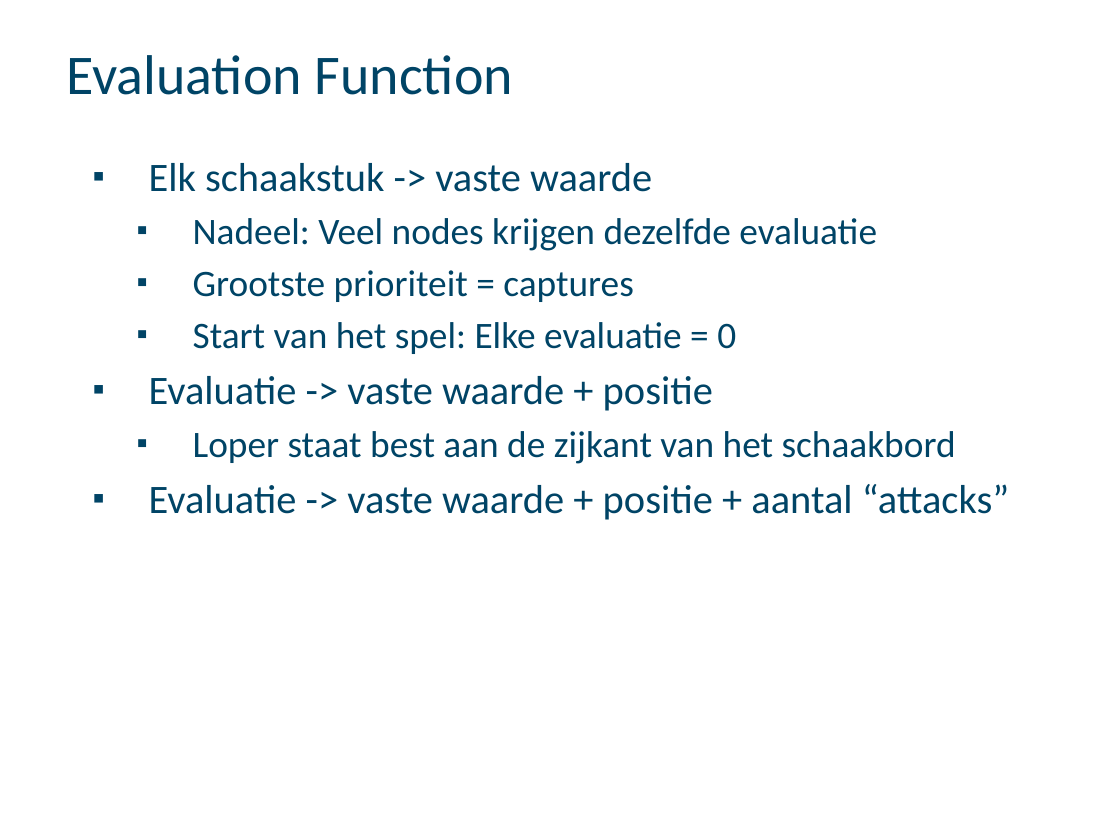
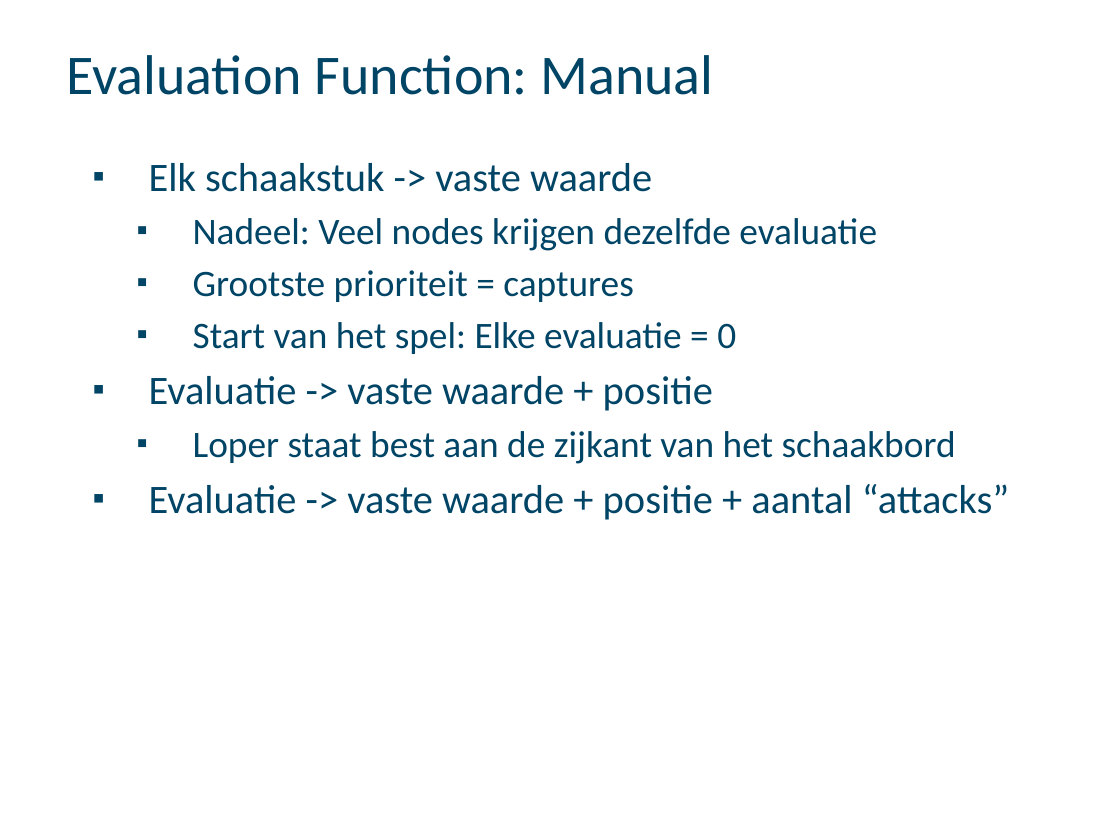
Before and after one commit to Nuytemans-Dieter/Practicum, a slide deck: slide 8 of PresentatieAI.pptx. Drawn at 1120x840 pixels with LibreOffice and Linux fonts; fonts in the diff are those of the drawing; background and template pictures are left out. Boxes give left, top, right and bottom in pixels: in the first picture for what was removed or moved away, otherwise in the second. Text is boxed around its words. In the diff, an @@ line names an element or a change of style, - is before the commit and + after.

```diff
--- a/PresentatieAI.pptx
+++ b/PresentatieAI.pptx
@@ title at box(66, 55, 714, 95): text changed @@
-Evaluation Function
+Evaluation Function: Manual
```
Also in this commit, not shown: 3 other slides changed.
